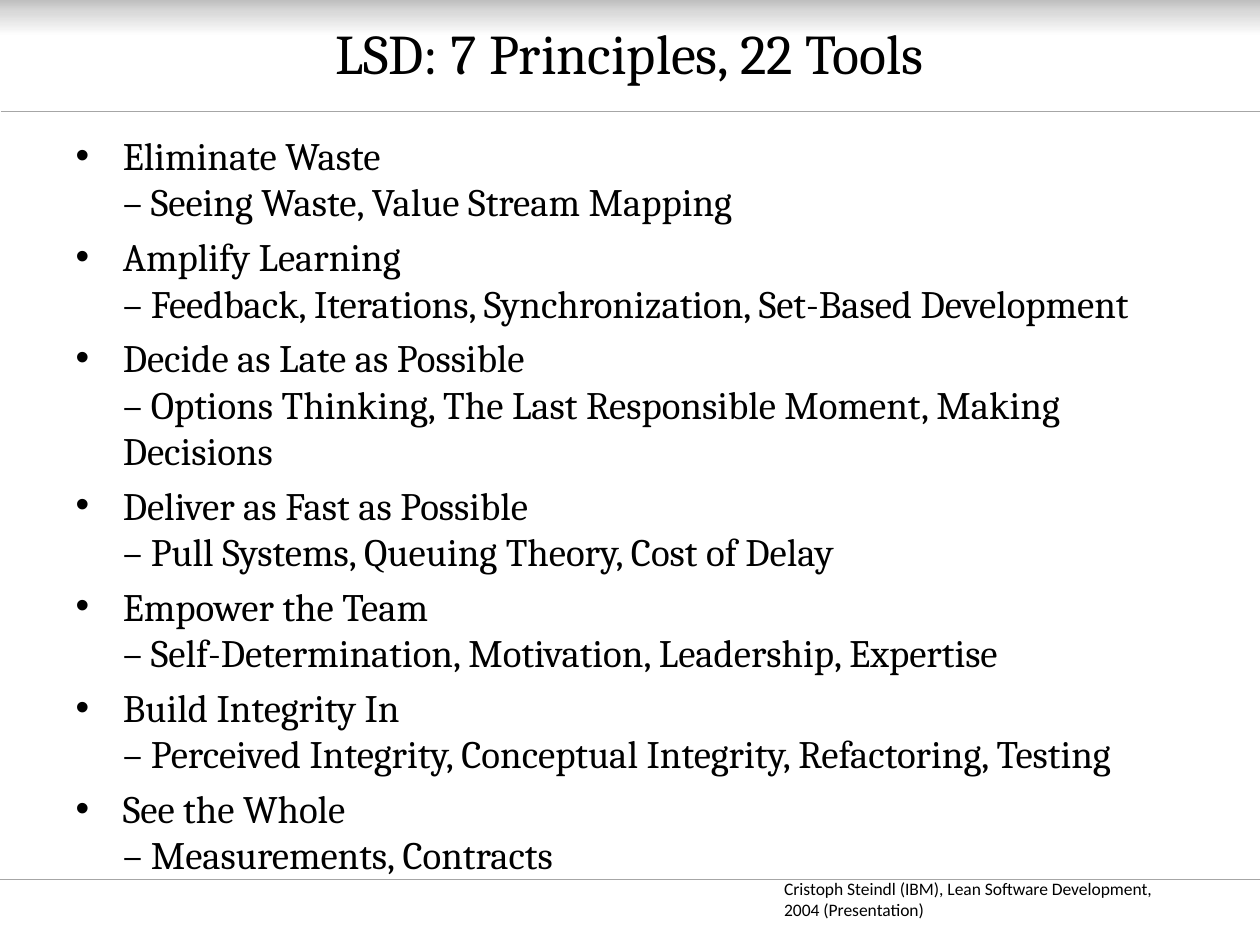
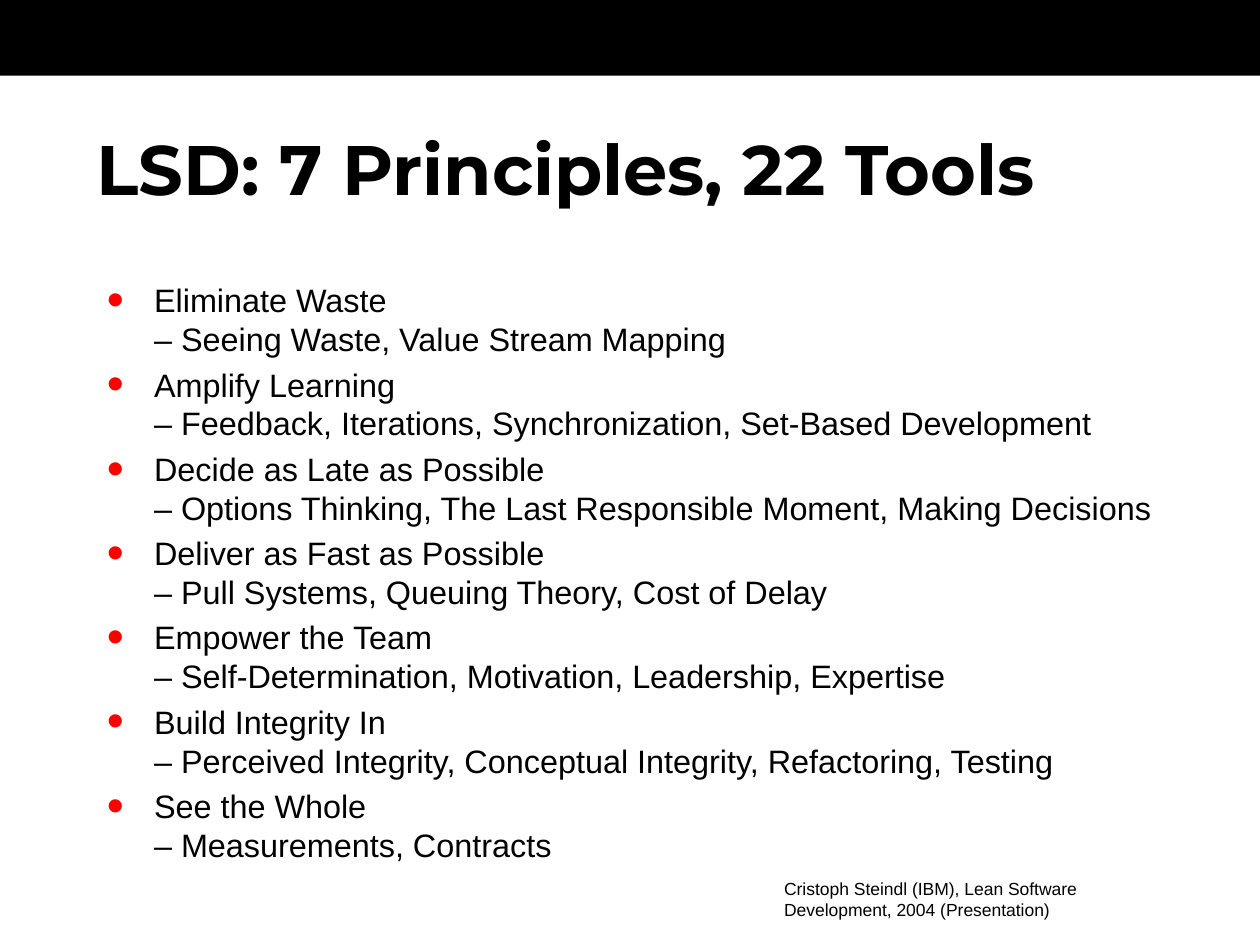
Before and after one commit to oerich/EDA397, a slide deck: slide 4 of Slides/src/agile-dev-processes-nnn-lean.pptx. Drawn at 1260x945 pixels with LibreOffice and Linux fonts; fonts in the diff are those of the drawing; background and template pictures are left out. Boxes give left, top, right and bottom in pixels: in the first picture for what was removed or moved away, otherwise in the second. Text is boxed around its words. In the diff, an @@ line names an element or a change of style, - is before the commit and + after.

Commit message:
Decision for template and one of the lean slide decks

```diff
--- a/Slides/src/agile-dev-processes-nnn-lean.pptx
+++ b/Slides/src/agile-dev-processes-nnn-lean.pptx
@@ rectangle: place and size @@
-rectangle at (0,0,1260,37)
+rectangle at (0,0,1260,76)
@@ rectangle at (0,0,1260,76): fill gradient #BFBFBF to #D9D9D9 to #FFFFFF to #000000 @@
@@ line removed from (0, 112) to (1260, 112) @@
@@ title "LSD: 7 Principles, 22 Tools": place and size @@
-title "LSD: 7 Principles, 22 Tools" at (336,35,923,86)
+title "LSD: 7 Principles, 22 Tools" at (97,140,1034,209)
@@ title "LSD: 7 Principles, 22 Tools" at (97,140,1034,209): size 32 to 40 pt, font Cambria to Montserrat, bold on; alignment centre to left @@
@@ text "Eliminate Waste – Seeing Waste, ...": place and size @@
-text "Eliminate Waste – Seeing Waste, ..." at (123,143,1129,874)
+text "Eliminate Waste – Seeing Waste, ..." at (154,288,1151,861)
@@ text "Eliminate Waste – Seeing Waste, ..." at (154,288,1151,861): size 22.2 to 18.5 pt, font Cambria to Arial @@
@@ line removed from (0, 879) to (1260, 879) @@
@@ text "Cristoph Steindl (IBM), Lean Software ..." at (784,882,1077,920): font Calibri to Arial @@
```
Also in this commit, not shown: 19 other slides changed, 2 slides added, 2 slides removed.
